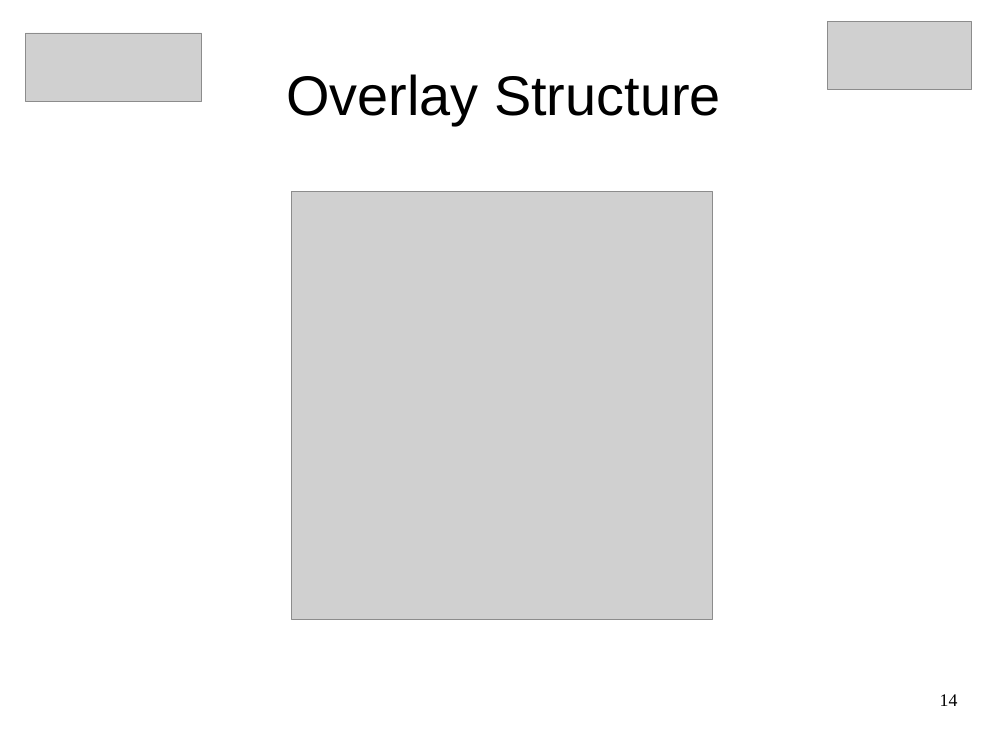
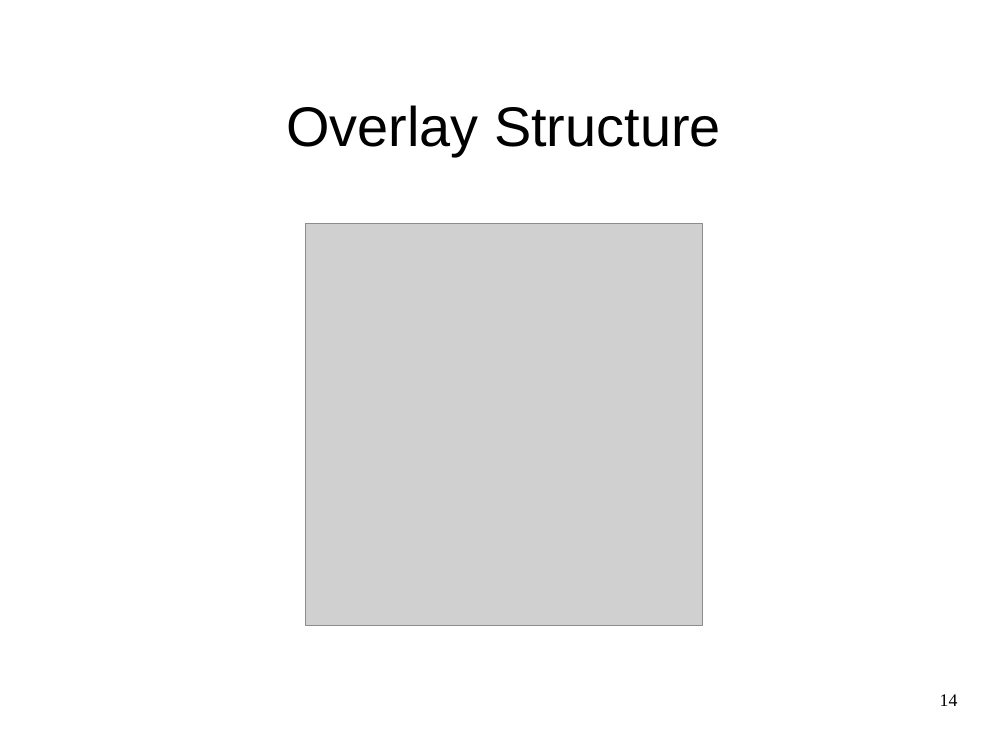
Before and after one commit to JGAntunes/pulsarcast, a slide deck: slide 14 of project-report/presentation.odp. Drawn at 1008x756 pixels with LibreOffice and Linux fonts; fonts in the diff are those of the drawing; grey boxes stand for pictures; background and template pictures are left out. Boxes give left, top, right and bottom in pixels: in the first picture for what was removed or moved away, otherwise in the second. Text is boxed around its words. In the diff, an @@ line names an element or a change of style, - is before the commit and + after.

```diff
--- a/project-report/presentation.odp
+++ b/project-report/presentation.odp
@@ picture removed at <box>829,22,973,90</box> @@
@@ picture removed at <box>26,33,201,102</box> @@
@@ title "Overlay Structure": place and size @@
-title "Overlay Structure" at <box>286,74,720,125</box>
+title "Overlay Structure" at <box>286,105,720,156</box>
@@ picture: place and size @@
-picture at <box>291,191,713,619</box>
+picture at <box>306,223,702,626</box>
```
Also in this commit, not shown: 14 other slides changed, 6 slides added.
